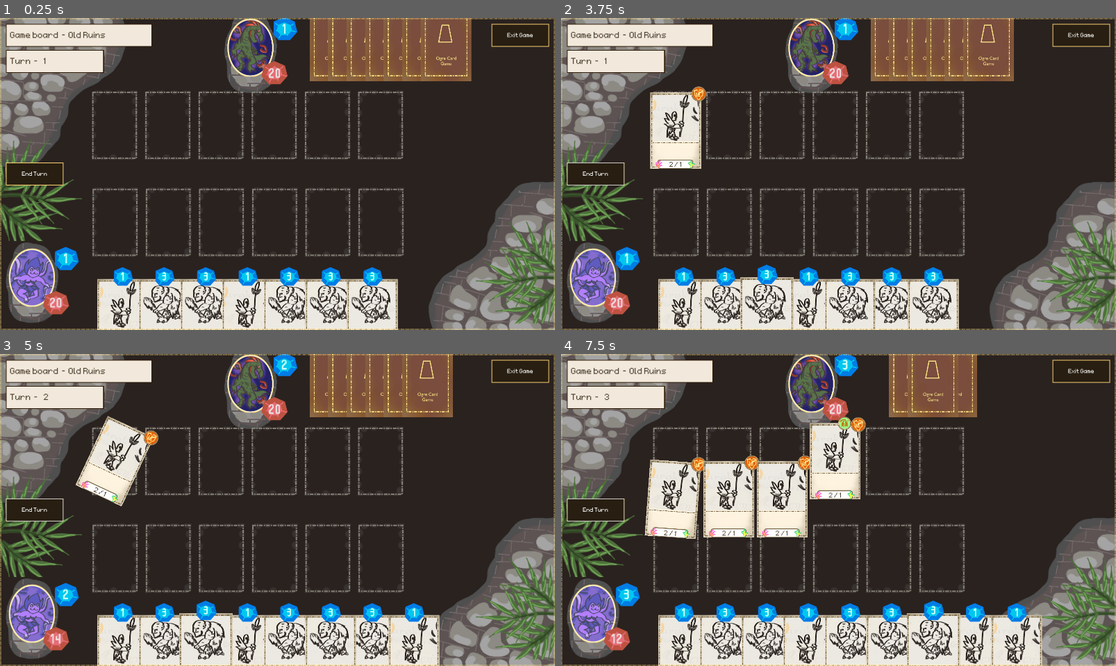
Above: before the commit, frames 1-4 (two rows, left to right).
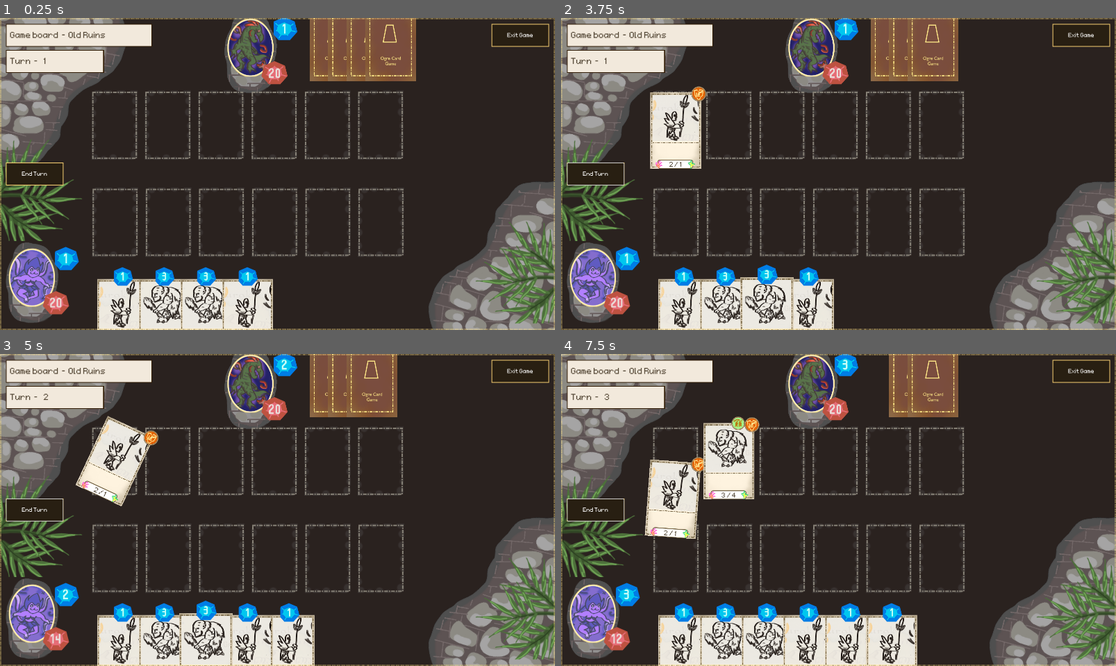
Above: after the commit, the same moments.

Repository: OttoElomaa/Godot-4-Ogre-Card-Game
Game: Godot game, scene res://GameScenes/main.tscn
Two runs of this game, one before a commit and one after it. Both use one fixed random seed, a clock stepped at 60 frames per second and the inputs below.
Inputs (mouse positions are in pixels of both pictures, inside the frame that each line leads up to):
- Up to frame 1 (0.25 s): no input
- Up to frame 2 (3.75 s): click (594, 174) at 0.5 s; click (594, 174) at 1.25 s; click (594, 174) at 2 s; tap Enter at 2.75 s; drag from (683, 317) to (849, 317) at 2.77 s; drag from (727, 317) to (894, 317) at 3.52 s
- Up to frame 3 (5 s): move the mouse to (205, 653) at 4.27 s; click (205, 653) at 4.42 s
- Up to frame 4 (7.5 s): tap Space at 5 s; drag from (810, 653) to (894, 378) at 5.02 s; drag from (849, 653) to (916, 378) at 5.77 s; drag from (894, 653) to (916, 378) at 6.52 s; tap Enter at 7.25 s; move the mouse to (932, 653) at 7.27 s; click (932, 653) at 7.42 s

The runs differ from the first frame. In frame 1, 6.1% of the frame differs, in the area x 47-85%, y 0-100%; in frame 2, 6.0%; in frame 3, 6.6%; in frame 4, 13%, in the area x 25-87%, y 0-100%.

Commit message:
Minor: CardsManager: GetBoardCards etc now check if card valid/deleted. Card: Started adding effects text label

Diff:
--- a/Cards/card.gd
+++ b/Cards/card.gd
@@ -32,6 +32,10 @@
 var isTraveling := false
 
 
+@export var hasSunder := false
+@export var hasDuelist := false
+
+
 
 func _ready() -> void:
 	var cardManager = get_parent().get_parent()
@@ -43,6 +47,14 @@
 
 	$Frontside/StatsPanel/HBox/PowerLabel.text = "%d" % startingDamage
 	$Frontside/StatsPanel/HBox/HealthLabel.text = "%d" % startingHealth
+
+	var l = $Frontside/EffectsLabel
+	var text = ""
+	if hasSunder:
+		text += "Sunder"
+	if hasDuelist:
+		text += "Duelist"
+	l.text = text
 
 
 
--- a/Cards/card.tscn
+++ b/Cards/card.tscn
@@ -12,6 +12,7 @@
 [ext_resource type="Texture2D" uid="uid://cq6ndvj18kyn0" path="res://Art/CardComponents/card-action-state-indicator-frame-texture-V2.png" id="8_cvyu6"]
 [ext_resource type="Texture2D" uid="uid://ddt6oiu5vk81d" path="res://Art/CardComponents/card-action-state-indicator-texture-passive.png" id="8_gi0db"]
 [ext_resource type="Texture2D" uid="uid://c6fbvpdul76bl" path="res://Art/CardComponents/card-action-state-indicator-texture-traveling-V2.png" id="9_gi0db"]
+[ext_resource type="LabelSettings" uid="uid://qjlnlywf0ted" path="res://Fonts/LabelSetSmallBrownCardText.tres" id="13_j3lys"]
 
 [sub_resource type="RectangleShape2D" id="RectangleShape2D_kd3xj"]
 size = Vector2(220, 330)
@@ -162,6 +163,24 @@
 [node name="ActionStateFrame" type="Sprite2D" parent="Frontside/ActionState"]
 texture = ExtResource("8_cvyu6")
 
+[node name="EffectsLabel" type="Label" parent="Frontside"]
+anchors_preset = 8
+anchor_left = 0.5
+anchor_top = 0.5
+anchor_right = 0.5
+anchor_bottom = 0.5
+offset_left = -83.0
+offset_top = 60.0
+offset_right = 83.0
+offset_bottom = 198.0
+grow_horizontal = 2
+grow_vertical = 2
+size_flags_horizontal = 4
+text = "Effect Text Goes Here"
+label_settings = ExtResource("13_j3lys")
+horizontal_alignment = 1
+autowrap_mode = 2
+
 [node name="StatsPanel" type="PanelContainer" parent="Frontside"]
 anchors_preset = 8
 anchor_left = 0.5
--- /dev/null
+++ b/Fonts/LabelSetSmallBrownCardText.tres
@@ -0,0 +1,8 @@
+[gd_resource type="LabelSettings" load_steps=2 format=3 uid="uid://qjlnlywf0ted"]
+
+[ext_resource type="FontFile" uid="uid://byafnu4pqy01b" path="res://Fonts/monaco/monaco.ttf" id="1_sr6ye"]
+
+[resource]
+font = ExtResource("1_sr6ye")
+font_size = 40
+font_color = Color(0.322783, 0.27264, 0.205567, 1)
--- a/GameScenes/battle_system.gd
+++ b/GameScenes/battle_system.gd
@@ -164,6 +164,7 @@
 	#### PLAYER HAS BLOCKERS, ATTACK FIRST BLOCKER
 	var blockers = cardsManager.getPlayerBlockers()
 	if blockers.size() > 0:
+
 		resolveAttack(c, blockers[0])
 		c.playAttackAnimation()
 		c.rest()
@@ -228,3 +229,9 @@
 
 func getCollidedObject(result):
 	return result.collider.get_parent()
+
+
+#func findValidTargetCardsInArray(cards:Array):
+	#var validCards := []
+	#for c in cards:
+		#if MyTools.checkNodeValidity(c):
--- a/GameScenes/cards_manager.gd
+++ b/GameScenes/cards_manager.gd
@@ -4,7 +4,7 @@
 var COLLISION_MASK_CARD := 1
 var COLLISION_MASK_CARD_SLOT := 2
 
-var MAX_HAND_SIZE := 7
+var STARTING_HAND_SIZE := 4
 
 @onready var CardOgre: PackedScene = preload("res://Cards/Creatures/Cr-Ogre.tscn")
 @onready var CardPikeman: PackedScene = preload("res://Cards/Creatures/Cr-Pikeman.tscn")
@@ -31,14 +31,14 @@
 
 func dealPlayerHand():
 	dumbHandDrawCounter = 5
-	for i in range(MAX_HAND_SIZE):
+	for i in range(STARTING_HAND_SIZE):
 		drawCard($PlayerHand)
 	updatePlayerHandVisuals()
 
 
 func dealEnemyHand():
 	dumbHandDrawCounter = 0
-	for i in range(MAX_HAND_SIZE):
+	for i in range(STARTING_HAND_SIZE):
 		var card:Card = drawCard($EnemyHand)
 		dumbHandDrawCounter += 1
 
@@ -267,15 +267,19 @@
 ####################################################
 
 func getEnemyHandCards() -> Array:
-	return $EnemyHand.get_children()
+	var cards = $EnemyHand.get_children()
+	return findValidNodesInArray(cards)
 
 
 func getEnemyBoardCards() -> Array:
-	return $EnemyBoard.get_children()
+	var cards = $EnemyBoard.get_children()
+	return findValidNodesInArray(cards)
 
 
 func getPlayerBoardCards() -> Array:
-	return $PlayerBoard.get_children()
+	var cards = $PlayerBoard.get_children()
+	return findValidNodesInArray(cards)
+
 
 
 
@@ -296,3 +300,11 @@
 			if c.checkActive():
 				blockers.append(c)
 	return blockers
+
+
+func findValidNodesInArray(cards:Array):
+	var validCards := []
+	for c in cards:
+		if MyTools.checkNodeValidity(c):
+			validCards.append(c)
+	return validCards
Not shown: 1 places in Cards/card.tscn that only renumber resources
